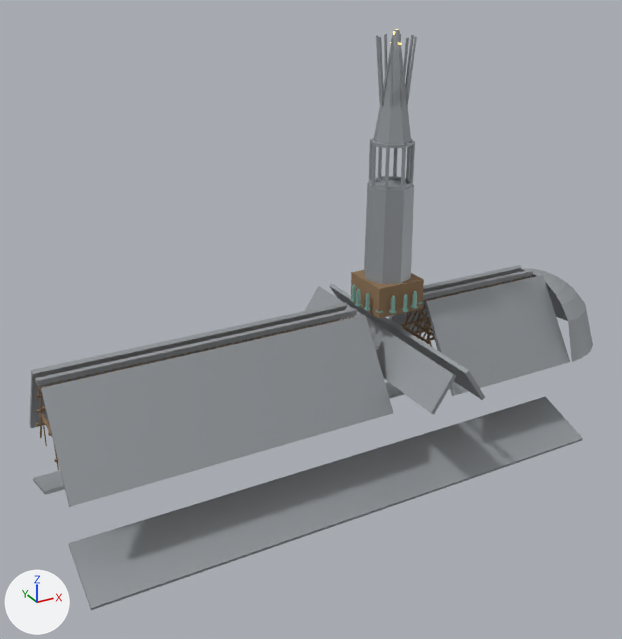
What one commit did to the Blender file assets/maps/notre_dame/blender/06_roof_fleche.blend.
Both versions are drawn from a 50 mm camera at (-75.4, -129.1, 109.9) aimed at (-4.4, 0.0, 45.4). Lighting does not change. The marker at lower left points along +X, +Y and +Z. The picture after the commit comes second. Objects named as collision shapes, trigger or cutter boxes, shadow casters or lower levels of detail are left out.

Script lines for the objects in view, before the commit:
```python
me_roof_fleche_lead_mesh = bpy.data.meshes.new('roof_fleche_lead_mesh')
me_roof_fleche_lead_mesh.from_pydata(...)  # 471 vertices, 372 faces; spans x -54.8..63.8, y -24.0..24.0, z 14.1..96.0
me_roof_fleche_lead_mesh.materials.append(mat_ndlead)  # grey #a0a4a8
me_roof_fleche_oak_mesh = bpy.data.meshes.new('roof_fleche_oak_mesh')
me_roof_fleche_oak_mesh.from_pydata(...)  # a box spanning x 7.25..17.25, y -5.0..5.0, z 45.0..51.0
me_roof_fleche_oak_mesh.materials.append(mat_ndoak)  # brown #8e7355
me_roof_fleche_oak_nocol_mesh = bpy.data.meshes.new('roof_fleche_oak_nocol_mesh')
me_roof_fleche_oak_nocol_mesh.from_pydata(...)  # 1776 vertices, 1332 faces; spans x -54.8..49.2, y -8.6..8.6, z 29.9..45.1
me_roof_fleche_oak_nocol_mesh.materials.append(mat_ndoak)  # brown #8e7355
ob_roof_fleche_lead = bpy.data.objects.new('roof_fleche_lead', me_roof_fleche_lead_mesh)
ob_roof_fleche_lead.location = (0.0, 0.0, 0.0)
ob_roof_fleche_oak = bpy.data.objects.new('roof_fleche_oak', me_roof_fleche_oak_mesh)
ob_roof_fleche_oak.location = (0.0, 0.0, 0.0)
ob_roof_fleche_oak_nocol = bpy.data.objects.new('roof_fleche_oak_nocol', me_roof_fleche_oak_nocol_mesh)
ob_roof_fleche_oak_nocol.location = (0.0, 0.0, 0.0)
# also in view: 'roof_fleche_lead_nocol' at (-2.8, 0.0, 69.7)
```
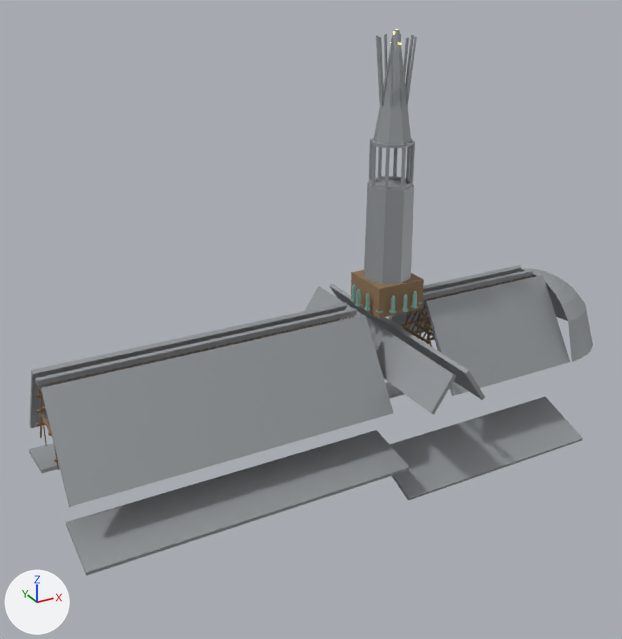
Patch to the scene script:
```diff
--- a/assets/maps/notre_dame/blender/06_roof_fleche.blend.py
+++ b/assets/maps/notre_dame/blender/06_roof_fleche.blend.py
@@ me_roof_fleche_lead_mesh @@
 # used by ob_roof_fleche_lead; location = (0.0, 0.0, 0.0)
-me_roof_fleche_lead_mesh.from_pydata(...)  # 471 vertices, 372 faces; spans x -54.8..63.8, y -24.0..24.0, z 14.1..96.0
+me_roof_fleche_lead_mesh.from_pydata(...)  # 487 vertices, 384 faces; spans x -54.8..63.8, y -24.0..24.0, z 14.1..96.0
+# me_roof_fleche_lead_mesh part 1
+# 8 vertices are removed from x -54.8, y -20.3..20.3, z 14.1..18.9
+# 10 faces are deleted
+# 8 vertices are added at x -54.8, y -20.0..20.0, z 20.7..23.3
+# 8 new vertices lie (-44.0, 0.0, 0.0) away from vertices in x 49.2, y -20.3..20.3, z 14.1..18.9
+# 8 new vertices lie (60.0, 0.0, 0.0) away from vertices in x -54.8, y -20.0..20.0, z 20.7..23.3
+# 22 new faces join them
 me_roof_fleche_lead_mesh.materials.append(mat_ndlead)
```

Boxes [x1, y1, x2, y2] around the edits, measured in the pictures (622 x 639 px):
'roof_fleche_lead', reshaped: before [30, 30, 593, 610]; after [29, 30, 593, 576]
part 1 of me_roof_fleche_lead_mesh, reshaped: before [33, 382, 583, 610]; after [29, 382, 583, 576]
